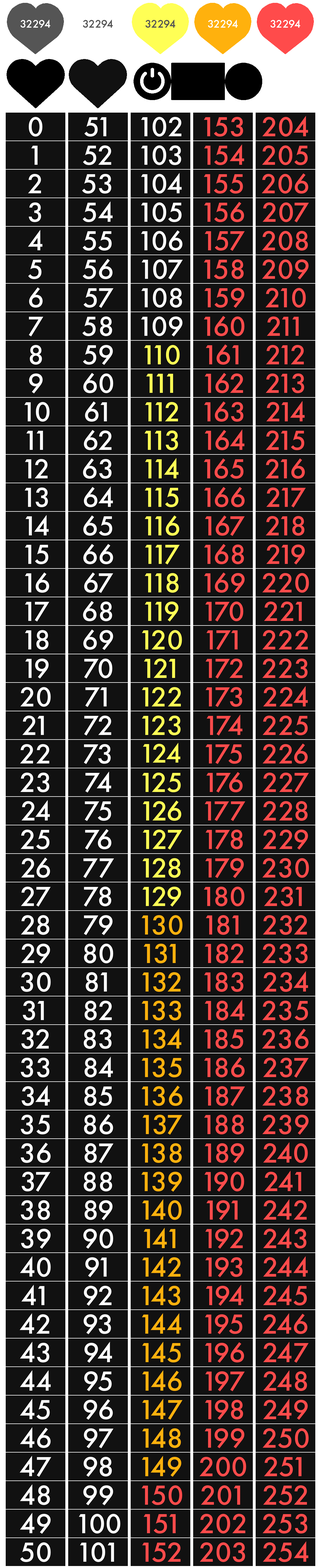
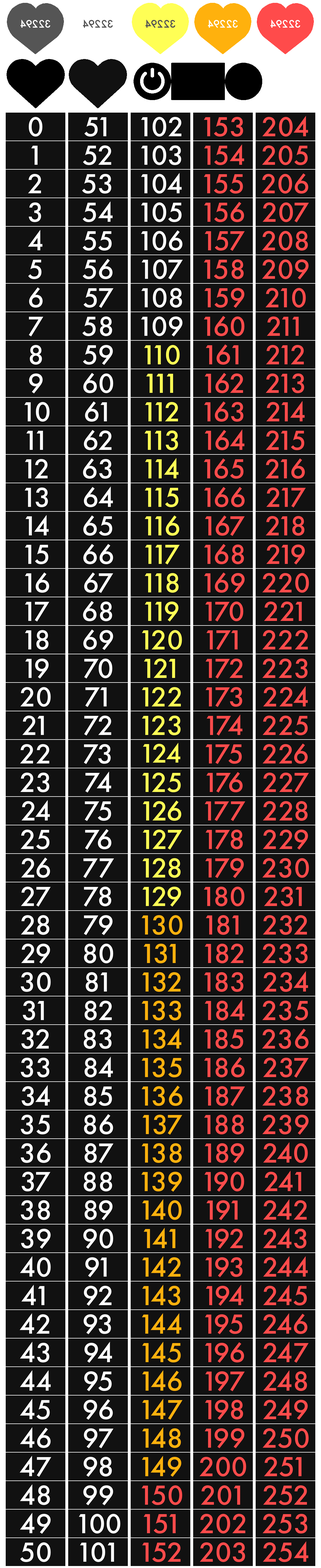
Comparing the layer stacks of the two 321 × 1568 images. Changes:
painted on "heartrate_monitor.png" over [20, 19, 300, 28]
